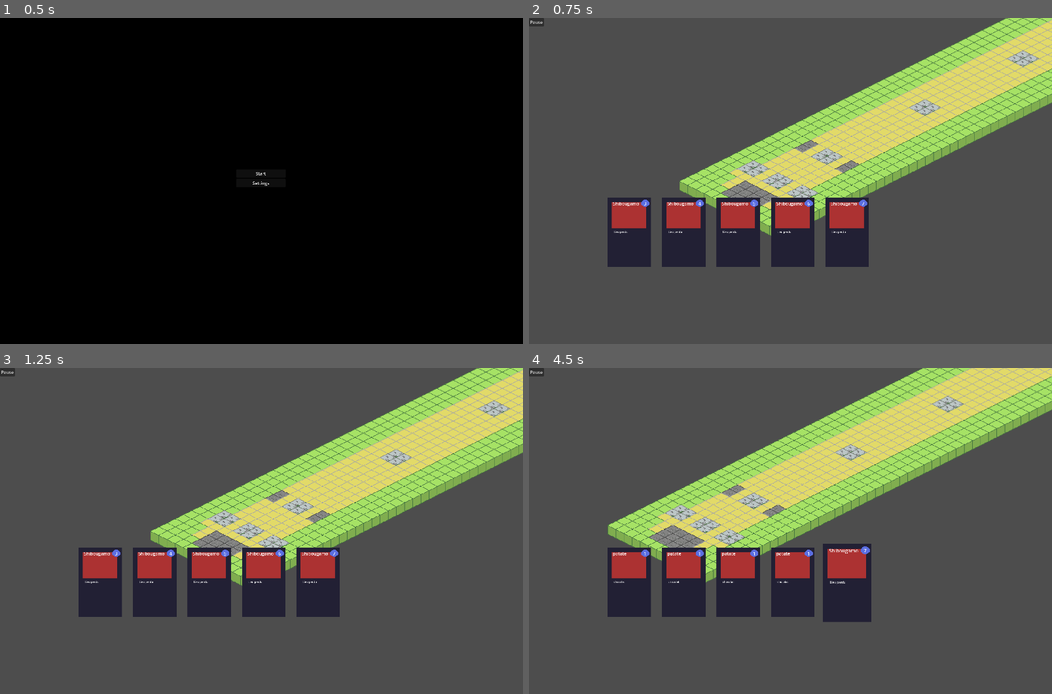
Above: before the commit, frames 1-4 (two rows, left to right).
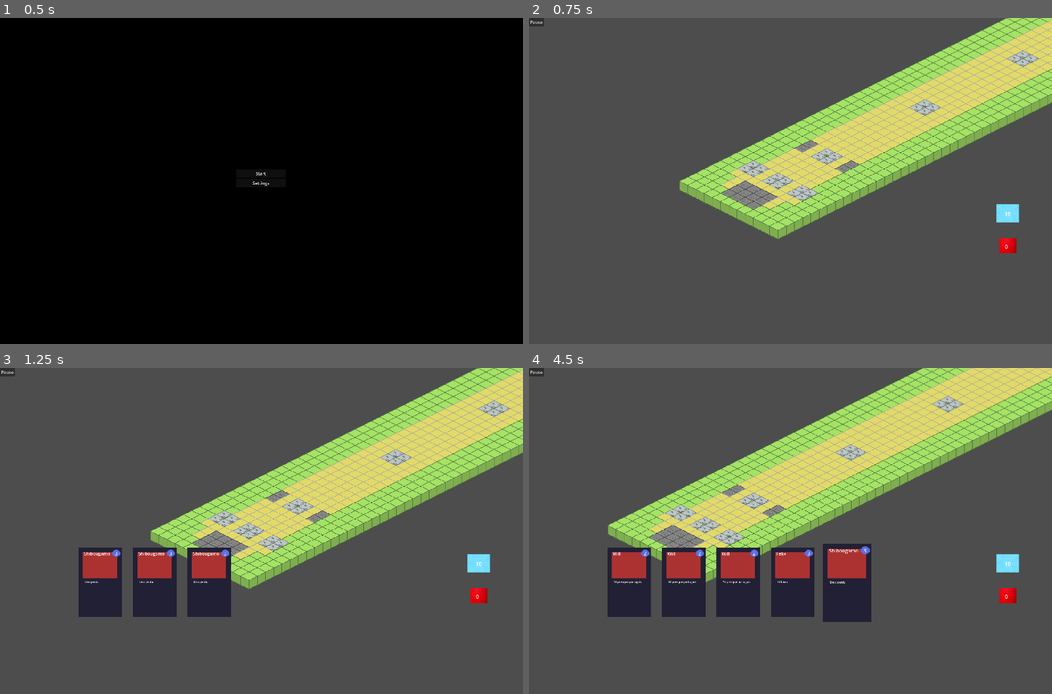
Above: after the commit, the same moments.

Repository: ShroomySquid/LudumDare56
Game: Godot game, scene res://scenes/start_screen.tscn
Same seed, same stepped clock (60 frames per second), same inputs: the game is played once before the commit and once after it.
Inputs (mouse positions are in pixels of both pictures, inside the frame that each line leads up to):
- Up to frame 1 (0.5 s): no input
- Up to frame 2 (0.75 s): click "Start" at 0.5 s
- Up to frame 3 (1.25 s): no input
- Up to frame 4 (4.5 s): move the mouse to (628, 583) at 1.27 s; hold D (right) 1.28-2.03 s; click (628, 583) at 1.35 s; move the mouse to (685, 583) at 2.02 s; hold S (down) 2.03-2.78 s; click (685, 583) at 2.1 s; move the mouse to (738, 583) at 2.77 s; hold D (right) 2.78-3.53 s; hold Right mouse button (RightClick) 2.78-3.53 s; click (738, 583) at 3.05 s; move the mouse to (790, 583) at 3.52 s; hold W (up) 3.53-4.28 s; tap Mouse wheel down (WheelDown) at 3.6 s; click (790, 583) at 3.8 s; move the mouse to (848, 583) at 4.27 s; hold A (left) from 4.28 s (still down); tap Mouse wheel up (WheelUp) at 4.35 s

Frame 1 is identical in both runs. In frame 2, 9.2% of the frame differs, in the area x 15-94%, y 55-77%; in frame 3, 3.9%; in frame 4, 0.6%.

Commit message:
template done for card prototyping

Diff:
--- a/Scripts/card.gd
+++ b/Scripts/card.gd
@@ -12,7 +12,7 @@
 signal card_activated
 
 var mouse_hover = false
-var id = 0
+var hand_pos = 0
 
 func _ready():
 	pass
@@ -28,8 +28,8 @@
 	description_lbl.text = description
 	name_lbl.text = card_name
 
-func set_id(_id):
-	id = _id
+func set_hand_pos(_hand_pos):
+	hand_pos = _hand_pos
 
 func _process(_delta):
 	if mouse_hover && scale.x < 1.1:
@@ -39,7 +39,7 @@
 		await get_tree().create_timer(0.01).timeout
 		scale -= Vector2(0.02, 0.02)
 	if Input.is_action_just_pressed("LeftClick") && mouse_hover:
-		card_activated.emit(id)
+		card_activated.emit(hand_pos)
 		_activate()
 		hide()
 
--- a/Scripts/card_hand.gd
+++ b/Scripts/card_hand.gd
@@ -4,11 +4,12 @@
 @onready var position_decay := 0
 @onready var spawn_point = $SpawnPoint
 @onready var hand = $CardContainer
-@onready var id := 0
+@onready var hand_pos := 0
 @onready var hand_size := 5
 
 func _ready():
 	for i in hand_size:
+		await get_tree().create_timer(0.2).timeout
 		create_card()
 
 func create_card():
@@ -17,27 +18,21 @@
 	new_card.position = spawn_point.position
 	new_card.position.x += position_decay
 	position_decay += 200
-	new_card.set_values(3 + id, "Shibougamo", "Lieu perdu")
-	new_card.set_id(id)
-	id += 1
+	new_card.set_values(3, "Shibougamo", "Lieu perdu")
+	new_card.set_hand_pos(hand_pos)
+	hand_pos += 1
 	new_card.card_activated.connect(_on_card_activated)
 
 func _process(_delta):
 	pass
 
-func _on_card_activated(_id):
+func _on_card_activated(_hand_pos):
 	var cards_in_hand = hand.get_children()
 	for i in cards_in_hand:
-		if i.id == _id:
-			i.set_values(1, "patate", "chocolat")
+		if i.hand_pos == _hand_pos:
+			var potential_cards = GlobalControl.cards_prototype.get_children()
+			var random_card = randi() % potential_cards.size()
+			var new_card = potential_cards[random_card]
+			i.set_values(new_card.cost, new_card.title, new_card.description)
 			await get_tree().create_timer(0.5).timeout
 			i.show()
-
-func _on_generate_card_1_pressed():
-	var new_card = card.instantiate()
-	add_child(new_card)
-	new_card.position = spawn_point.position
-	new_card.position.x += position_decay
-	position_decay += 100
-	new_card.set_values(9, "Shibougamo", "Lieu perdu")
-	new_card.card_activated.connect(_on_card_activated)
--- /dev/null
+++ b/Scripts/card_template.gd
@@ -0,0 +1,29 @@
+extends ResourcePreloader
+
+@export var title : String
+@export var health : int
+@export var attack : int
+@export var attack_range : int
+@export var cost : int
+@export var type := Type.CREATURE
+@export var faction := Faction.GOBELINS
+@export var image: Texture
+@export var id: int
+@export var description: String
+
+enum Type {
+	CREATURE,
+	BUILDING,
+	PROGRAM,
+}
+enum Faction {
+	GOBELINS,
+	ALIENS,
+	NEUTRE,
+}
+
+func _ready():
+	pass # Replace with function body.
+
+func _process(_delta):
+	pass
--- /dev/null
+++ b/Scripts/card_template.tscn
@@ -0,0 +1,6 @@
+[gd_scene load_steps=2 format=3 uid="uid://bwb6bbcj0ix8o"]
+
+[ext_resource type="Script" path="res://Scripts/card_template.gd" id="1_5wnyy"]
+
+[node name="CardTemplate" type="ResourcePreloader"]
+script = ExtResource("1_5wnyy")
--- /dev/null
+++ b/Scripts/cards_pool.gd
@@ -0,0 +1,17 @@
+extends ResourcePreloader
+
+@export var title : String
+@export var health : int
+@export var attack : int
+@export var attack_range : int
+@export var cost : int
+@export var type: String
+@export var faction: String
+@export var image: Texture
+@export var id: int
+
+func _ready():
+	pass # Replace with function body.
+
+func _process(_delta):
+	pass
--- a/Scripts/control.gd
+++ b/Scripts/control.gd
@@ -3,6 +3,7 @@
 var MasterVolumeModifier
 var MusicVolumeModifier
 var SFXVolumeModifier
+@onready var cards_prototype = $CardsPrototypeContainer
 
 func _ready():
 	pass # Replace with function body.
--- /dev/null
+++ b/Scripts/deck.gd
@@ -0,0 +1,7 @@
+extends Node2D
+
+func _ready():
+	pass # Replace with function body.
+
+func _process(_delta):
+	pass
--- a/scenes/Control.tscn
+++ b/scenes/Control.tscn
@@ -1,8 +1,9 @@
-[gd_scene load_steps=4 format=3 uid="uid://dlyvi51d1hw1h"]
+[gd_scene load_steps=5 format=3 uid="uid://dlyvi51d1hw1h"]
 
 [ext_resource type="Script" path="res://Scripts/control.gd" id="1_xyxub"]
 [ext_resource type="AudioStream" uid="uid://dk4dixgksotjc" path="res://Sound&Music/Le Reel Irlandais ou Bees Wax, Skin Sheep.mp3" id="2_8usk6"]
 [ext_resource type="AudioStream" uid="uid://dkh644yviqjn" path="res://Sound&Music/dmg.wav" id="2_8wav4"]
+[ext_resource type="PackedScene" uid="uid://bwb6bbcj0ix8o" path="res://Scripts/card_template.tscn" id="4_hq2qk"]
 
 [node name="Control" type="Node2D"]
 script = ExtResource("1_xyxub")
@@ -15,3 +16,29 @@
 [node name="SFXtest" type="AudioStreamPlayer2D" parent="."]
 stream = ExtResource("2_8wav4")
 bus = &"SFX"
+
+[node name="CardsPrototypeContainer" type="Node" parent="."]
+
+[node name="Felix" parent="CardsPrototypeContainer" instance=ExtResource("4_hq2qk")]
+title = "Felix"
+cost = 3
+type = 1
+description = "Yé beau"
+
+[node name="Will" parent="CardsPrototypeContainer" instance=ExtResource("4_hq2qk")]
+title = "Will"
+cost = 2
+type = 2
+faction = 1
+id = 1
+description = "Yé presque portugais"
+
+[node name="Gab" parent="CardsPrototypeContainer" instance=ExtResource("4_hq2qk")]
+title = "Gab"
+health = 3
+attack = 3
+attack_range = 1
+cost = 6
+faction = 2
+id = 2
+description = "Yé chevelu"
--- /dev/null
+++ b/scenes/deck.tscn
@@ -0,0 +1,20 @@
+[gd_scene load_steps=3 format=3 uid="uid://cuuphyhhs1jpv"]
+
+[ext_resource type="Script" path="res://Scripts/deck.gd" id="1_brnsq"]
+[ext_resource type="Texture2D" uid="uid://c5rkjfxbjmkdp" path="res://Images/blue.jpg" id="2_hqhk3"]
+
+[node name="Deck" type="Node2D"]
+script = ExtResource("1_brnsq")
+
+[node name="DeckImg" type="Sprite2D" parent="."]
+position = Vector2(-4.76837e-07, 0.999998)
+scale = Vector2(0.135008, 0.166667)
+texture = ExtResource("2_hqhk3")
+
+[node name="CardsLeft" type="Label" parent="."]
+offset_left = -11.0
+offset_top = -12.0
+offset_right = 29.0
+offset_bottom = 11.0
+theme_override_font_sizes/font_size = 20
+text = "10"
--- /dev/null
+++ b/scenes/discard_pile.tscn
@@ -0,0 +1,18 @@
+[gd_scene load_steps=2 format=3 uid="uid://d3xpytexxvo37"]
+
+[ext_resource type="Texture2D" uid="uid://xm02xx3q3384" path="res://Images/red.jpeg" id="1_30yym"]
+
+[node name="DiscardPile" type="Node2D"]
+
+[node name="DiscardImg" type="Sprite2D" parent="."]
+position = Vector2(-7.62939e-06, -0.999989)
+scale = Vector2(0.20903, 0.327381)
+texture = ExtResource("1_30yym")
+
+[node name="CardsInDiscard" type="Label" parent="."]
+offset_left = -11.0
+offset_top = -12.0
+offset_right = 29.0
+offset_bottom = 11.0
+theme_override_font_sizes/font_size = 20
+text = "0"
--- a/scenes/game.tscn
+++ b/scenes/game.tscn
@@ -1,10 +1,12 @@
-[gd_scene load_steps=6 format=3 uid="uid://cubm8ayprtkdv"]
+[gd_scene load_steps=8 format=3 uid="uid://cubm8ayprtkdv"]
 
 [ext_resource type="Script" path="res://Scripts/game.gd" id="1_6a6vw"]
 [ext_resource type="PackedScene" uid="uid://bwrhsav1b6hkf" path="res://scenes/settings.tscn" id="2_2jvls"]
 [ext_resource type="Script" path="res://Scripts/player_camera.gd" id="2_47ctw"]
 [ext_resource type="PackedScene" uid="uid://b7wxcfyqsfdki" path="res://scenes/single_lane.tscn" id="3_00exx"]
 [ext_resource type="PackedScene" uid="uid://bbb7x8iedogb0" path="res://scenes/card_hand.tscn" id="4_okrk5"]
+[ext_resource type="PackedScene" uid="uid://cuuphyhhs1jpv" path="res://scenes/deck.tscn" id="5_nkqn3"]
+[ext_resource type="PackedScene" uid="uid://d3xpytexxvo37" path="res://scenes/discard_pile.tscn" id="6_6wirs"]
 
 [node name="Game" type="Node2D"]
 y_sort_enabled = true
@@ -55,6 +57,12 @@
 
 [node name="CardHand" parent="CanvasLayer" instance=ExtResource("4_okrk5")]
 
+[node name="Deck" parent="CanvasLayer" instance=ExtResource("5_nkqn3")]
+position = Vector2(1757, 718)
+
+[node name="DiscardPile" parent="CanvasLayer" instance=ExtResource("6_6wirs")]
+position = Vector2(1758, 839)
+
 [node name="SingleLane" parent="." instance=ExtResource("3_00exx")]
 
 [connection signal="pressed" from="CanvasLayer/PauseBtn" to="." method="_on_pause_btn_pressed"]
